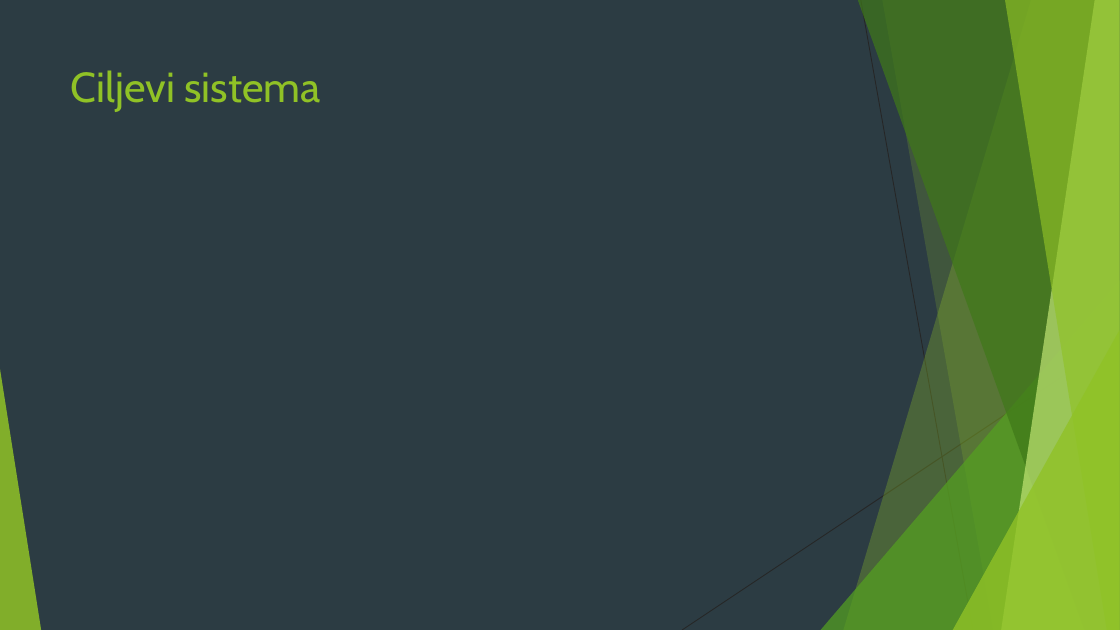
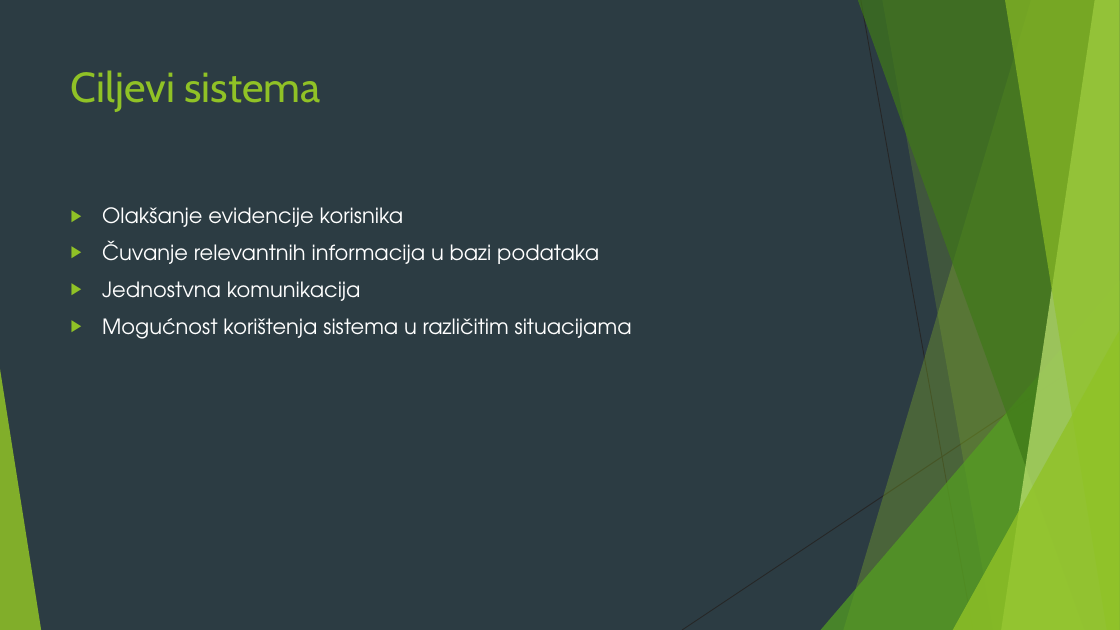
Before and after one commit to dejansimic00/ISZ_DT, a slide deck: slide 4 of EKamp.pptx. Drawn at 1120x630 pixels with LibreOffice and Linux fonts; fonts in the diff are those of the drawing. Boxes give left, top, right and bottom in pixels: in the first picture for what was removed or moved away, otherwise in the second. Text is boxed around its words. In the diff, an @@ line names an element or a change of style, - is before the commit and + after.

```diff
--- a/EKamp.pptx
+++ b/EKamp.pptx
@@ text added at [102, 207, 632, 339], 18 pt, text #FFFFFF @@
+▶ Olakšanje evidencije korisnika
+▶ Čuvanje relevantnih informacija u bazi podataka
+▶ Jednostvna komunikacija
+▶ Mogućnost korištenja sistema u različitim situacijama
```
Also in this commit, not shown: 2 other slides changed, 4 slides added, 2 slides removed, 3 other files.
